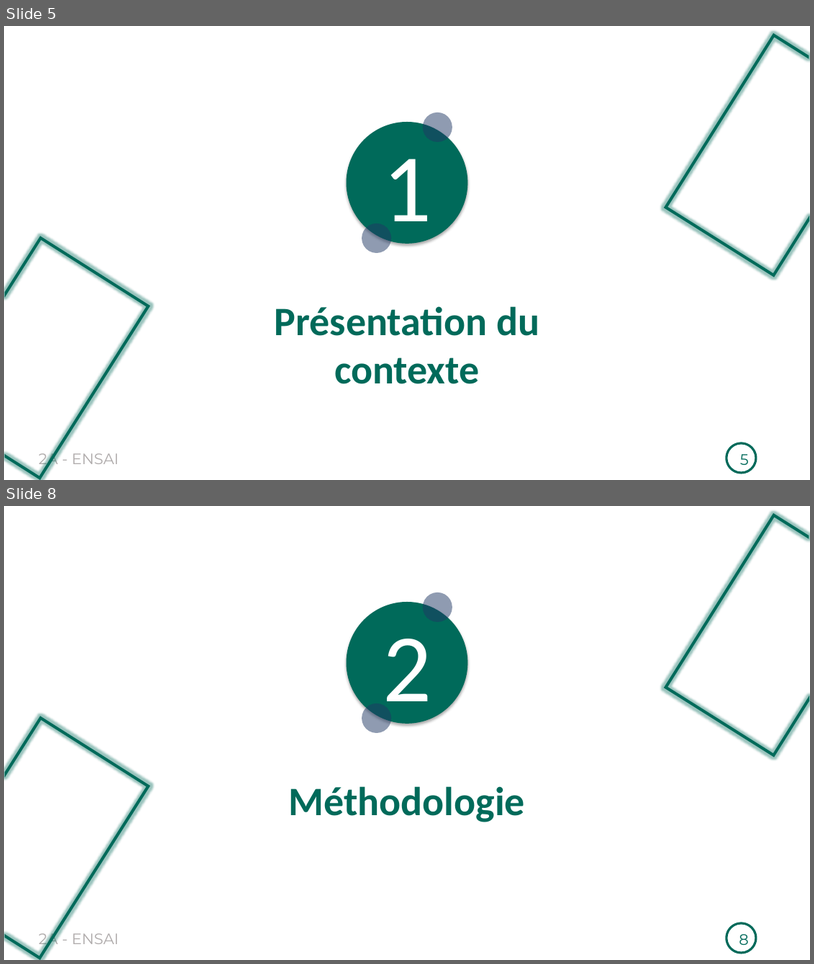
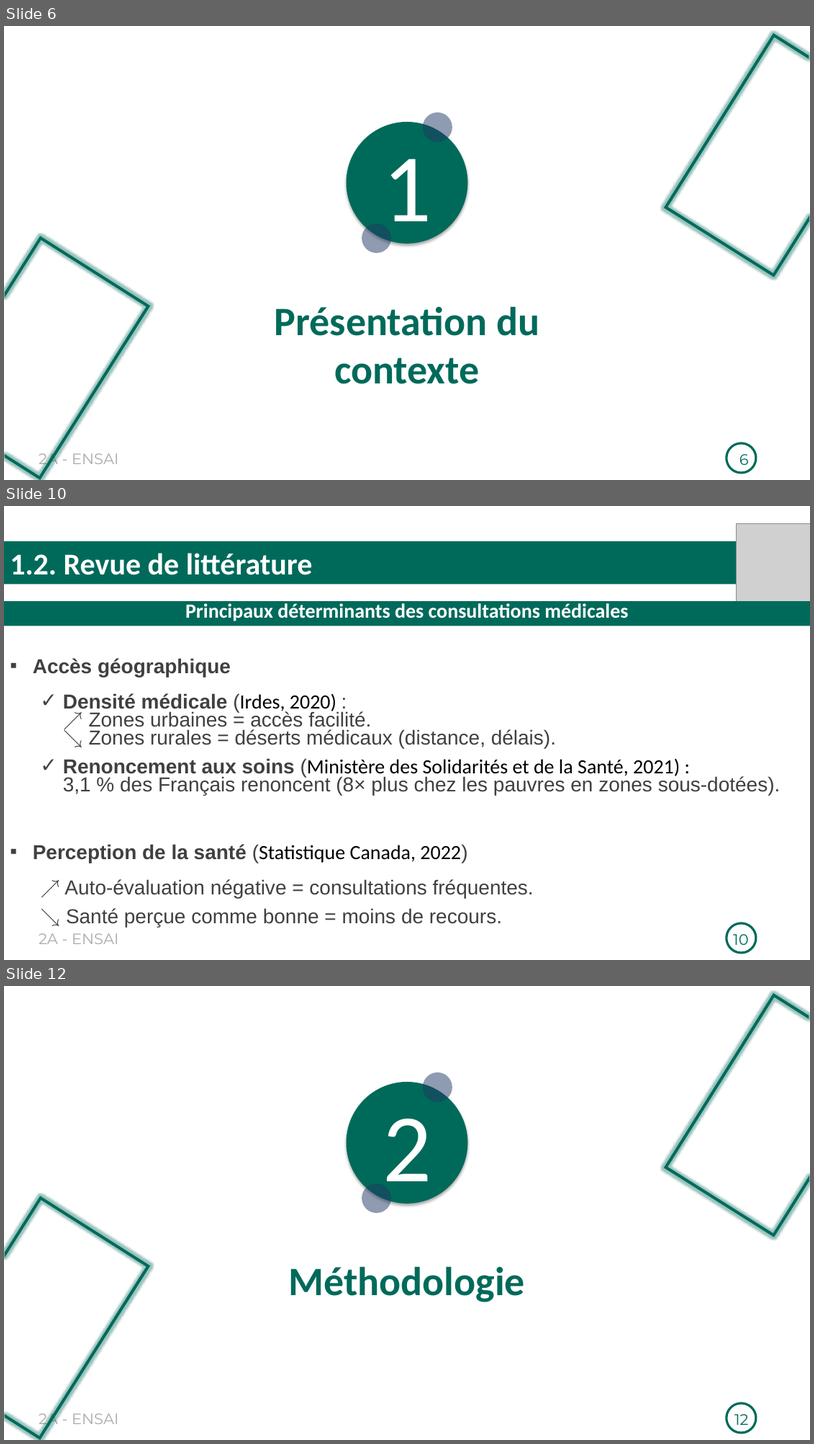
Before and after one commit to Richard-GOZAN/Projet-Stat-2A-Ensai, a slide deck: Présentation/Soutenance_Groupe25.pptx. Shown one above the other, each under a label of ours: slides 5 and 8 before the commit, slides 6, 10 and 12 after it; the slides between them are not shown. The pictures are 814x964 and 814x1444 pixels, drawn with LibreOffice and Linux fonts; fonts in the diff are those of the drawing; grey boxes stand for pictures. Boxes give left, top, right and bottom in pixels: in the first picture for what was removed or moved away, otherwise in the second. Text is boxed around its words. In the diff, an @@ line names an element or a change of style, - is before the commit and + after.

```diff
--- a/Présentation/Soutenance_Groupe25.pptx
+++ b/Présentation/Soutenance_Groupe25.pptx
@@ slide 10 added at (x1=4, y1=506, x2=810, y2=960), background #FFFFFF; not listed: 2 template elements that a slide beside it also shows @@
@@ picture added at (x1=737, y1=523, x2=810, y2=601) @@
@@ rectangle added at (x1=4, y1=541, x2=810, y2=584), fill #006A5A, 36 pt, text #FFFFFF, bold @@
+1.2. Revue de littérature
@@ rectangle added at (x1=4, y1=601, x2=810, y2=626), fill #006A5A, 24 pt, text #FFFFFF, bold @@
+Principaux déterminants des consultations médicales
@@ text added at (x1=33, y1=658, x2=781, y2=926), 24 pt, text #404040 @@
+▪ Accès géographique
+  ✓ Densité médicale (Irdes, 2020) :
+    ↗ Zones urbaines = accès facilité.
+    ↘ Zones rurales = déserts médicaux (distance, délais).
+  ✓ Renoncement aux soins (Ministère des Solidarités et de la Santé, 2021) :
+    3,1 % des Français renoncent (8× plus chez les pauvres en zones sous-dotées).
+▪ Perception de la santé (Statistique Canada, 2022)
+  ↗ Auto-évaluation négative = consultations fréquentes.
+  ↘ Santé perçue comme bonne = moins de recours.
@@ page number added at (x1=733, y1=934, x2=748, y2=949), 18 pt, text #006A5A @@
+10
@@ what was slide 5 is now slide 6 @@
@@ page number at (x1=740, y1=454, x2=749, y2=464): text changed @@
-5
+6
@@ what was slide 8 is now slide 12 @@
@@ page number at (x1=735, y1=1414, x2=749, y2=1424): text changed @@
-8
+12
```
Also in this commit, not shown: 5 slides changed, 4 other slides added, 1 slide removed, 1 other file.
